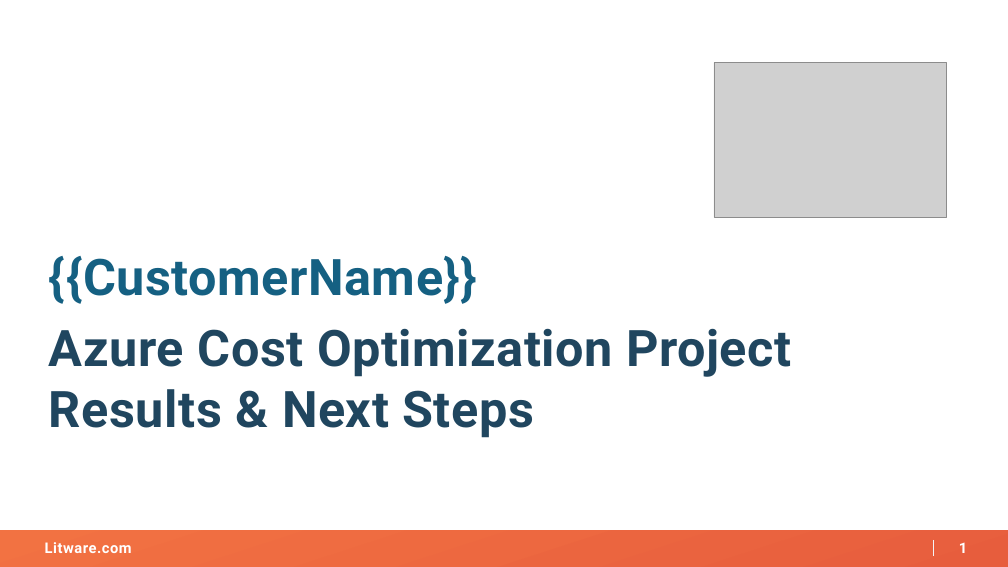
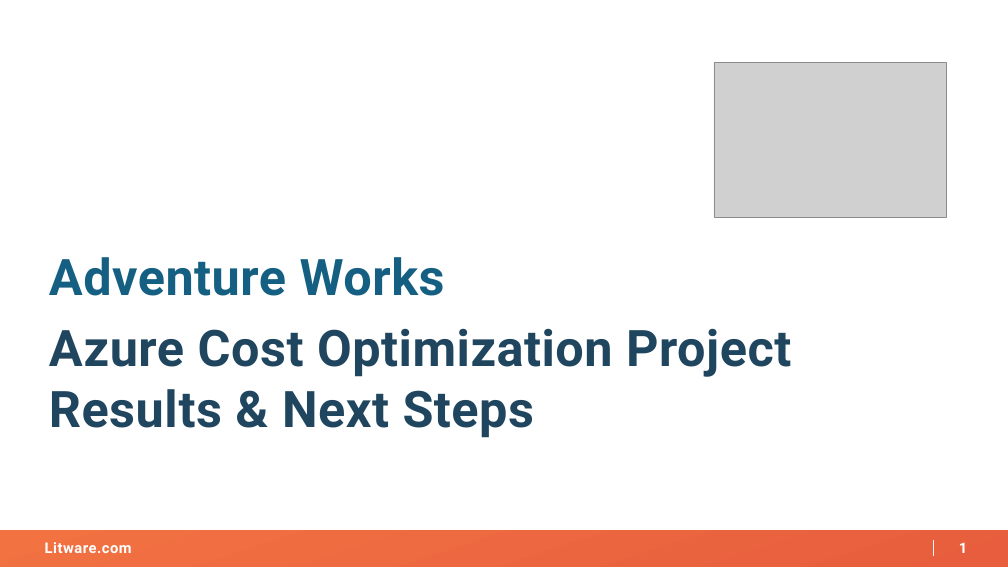
Before and after one commit to reaver89/agenticit, a slide deck: slide 1 of create-a-project-from-cost-opt-20260220142551/artifacts/project-results-deck.pptx. Drawn at 1008x567 pixels with LibreOffice and Linux fonts; fonts in the diff are those of the drawing; grey boxes stand for pictures; background and template pictures are left out. Boxes give left, top, right and bottom in pixels: in the first picture for what was removed or moved away, otherwise in the second. Text is boxed around its words. In the diff, an @@ line names an element or a change of style, - is before the commit and + after.

Commit message:
[create-a-project-from-cost-opt-20260220142551] Update artifacts/project-results-deck.pptx

```diff
--- a/create-a-project-from-cost-opt-20260220142551/artifacts/project-results-deck.pptx
+++ b/create-a-project-from-cost-opt-20260220142551/artifacts/project-results-deck.pptx
@@ text at (x1=49, y1=257, x2=445, y2=296): text changed @@
-{{CustomerName}}
+Adventure Works
```
